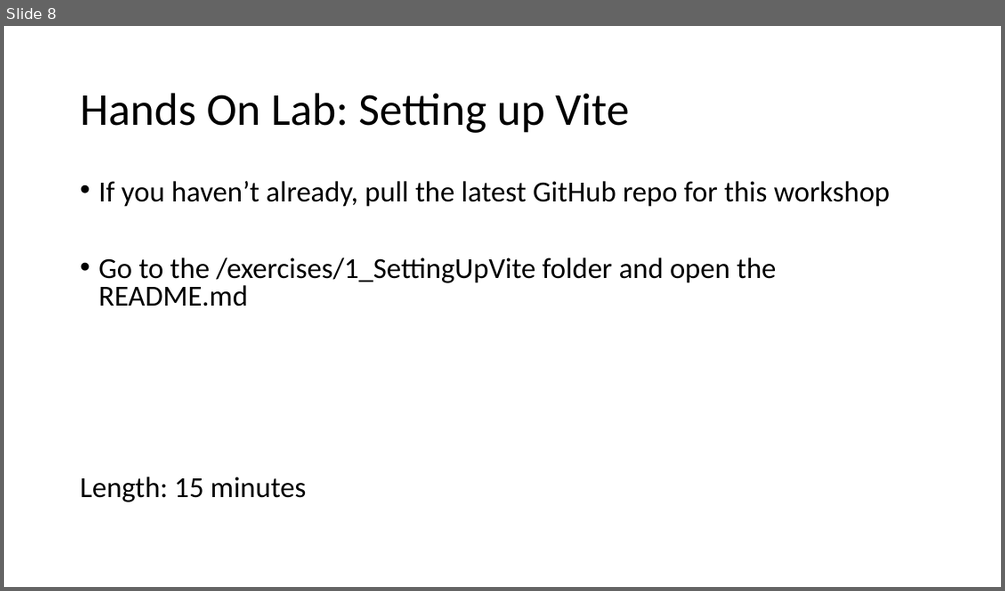
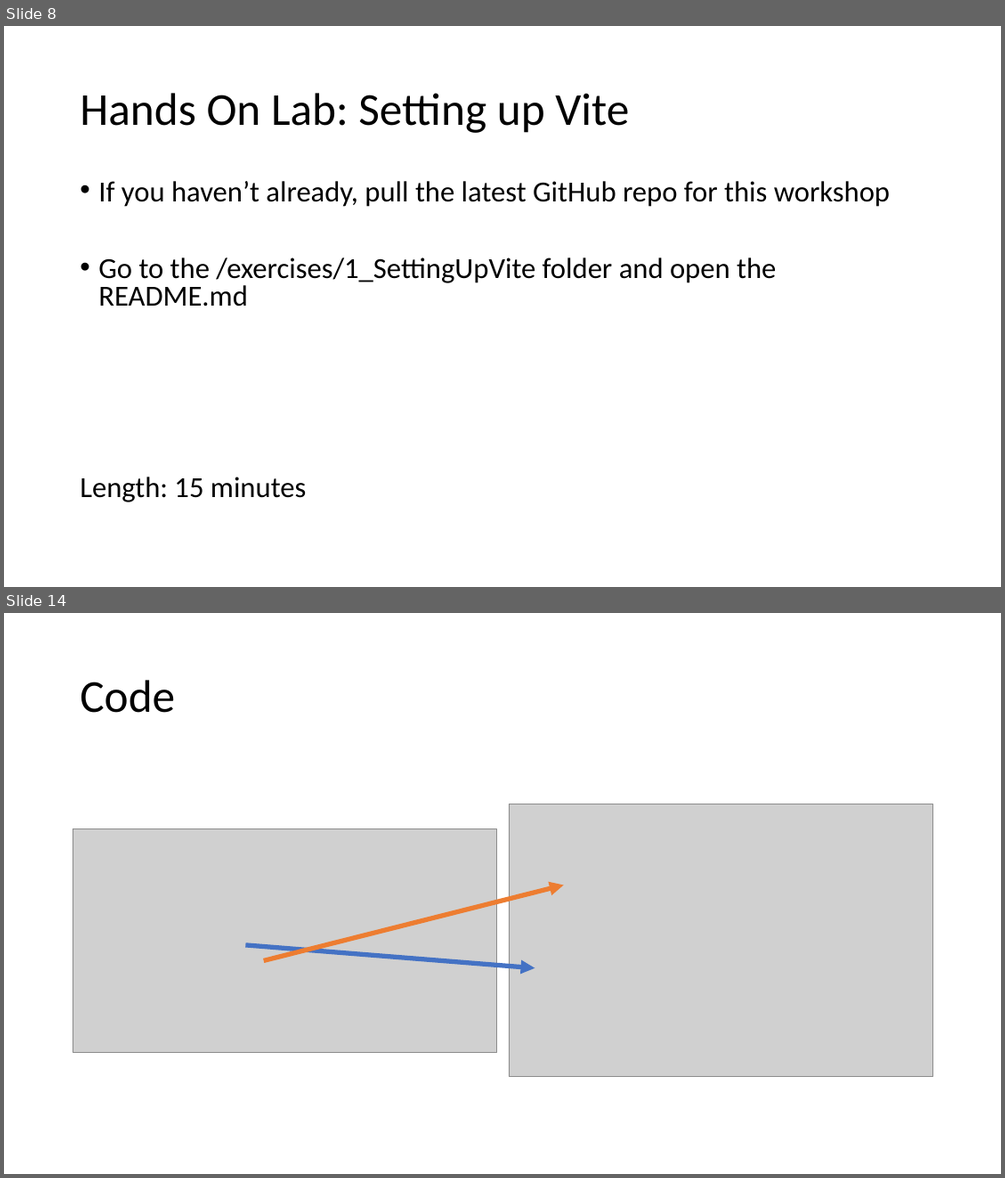
Before and after one commit to 1kevgriff/Workshop-SPA-with-ASPNETCORE-VueJS, a slide deck: Slides/2_VueJS.pptx. Shown one above the other, each under a label of ours: slide 8 before the commit, slides 8 and 14 after it; the slides between them are not shown. The pictures are 1005x591 and 1005x1178 pixels, drawn with LibreOffice and Linux fonts; fonts in the diff are those of the drawing; grey boxes stand for pictures. Boxes give left, top, right and bottom in pixels: in the first picture for what was removed or moved away, otherwise in the second. Text is boxed around its words. In the diff, an @@ line names an element or a change of style, - is before the commit and + after.

```diff
--- a/Slides/2_VueJS.pptx
+++ b/Slides/2_VueJS.pptx
@@ slide 14 added at box(4, 613, 1001, 1174), background #FFFFFF @@
@@ title added at box(80, 680, 175, 713), 44 pt, text #000000 @@
+Code
@@ picture added at box(509, 803, 933, 1077) @@
@@ picture added at box(73, 828, 497, 1052) @@
@@ arrow added from (264, 961) to (563, 885), #ED7D31 4.5 pt @@
@@ arrow added from (245, 945) to (535, 968), #4472C4 4.5 pt @@
```
Also in this commit, not shown: 1 slide changed, 12 other slides added, 22 other files.
